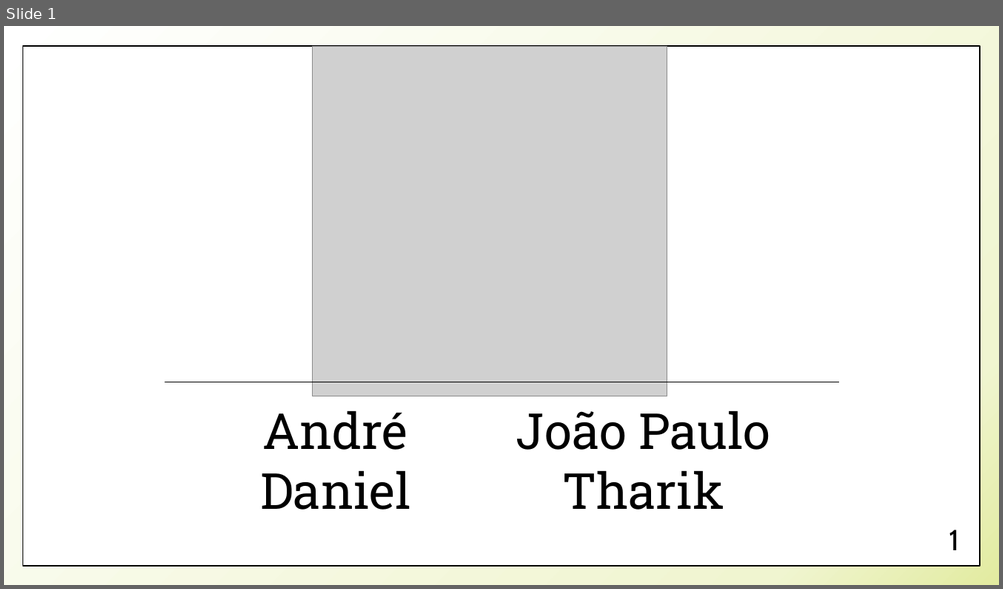
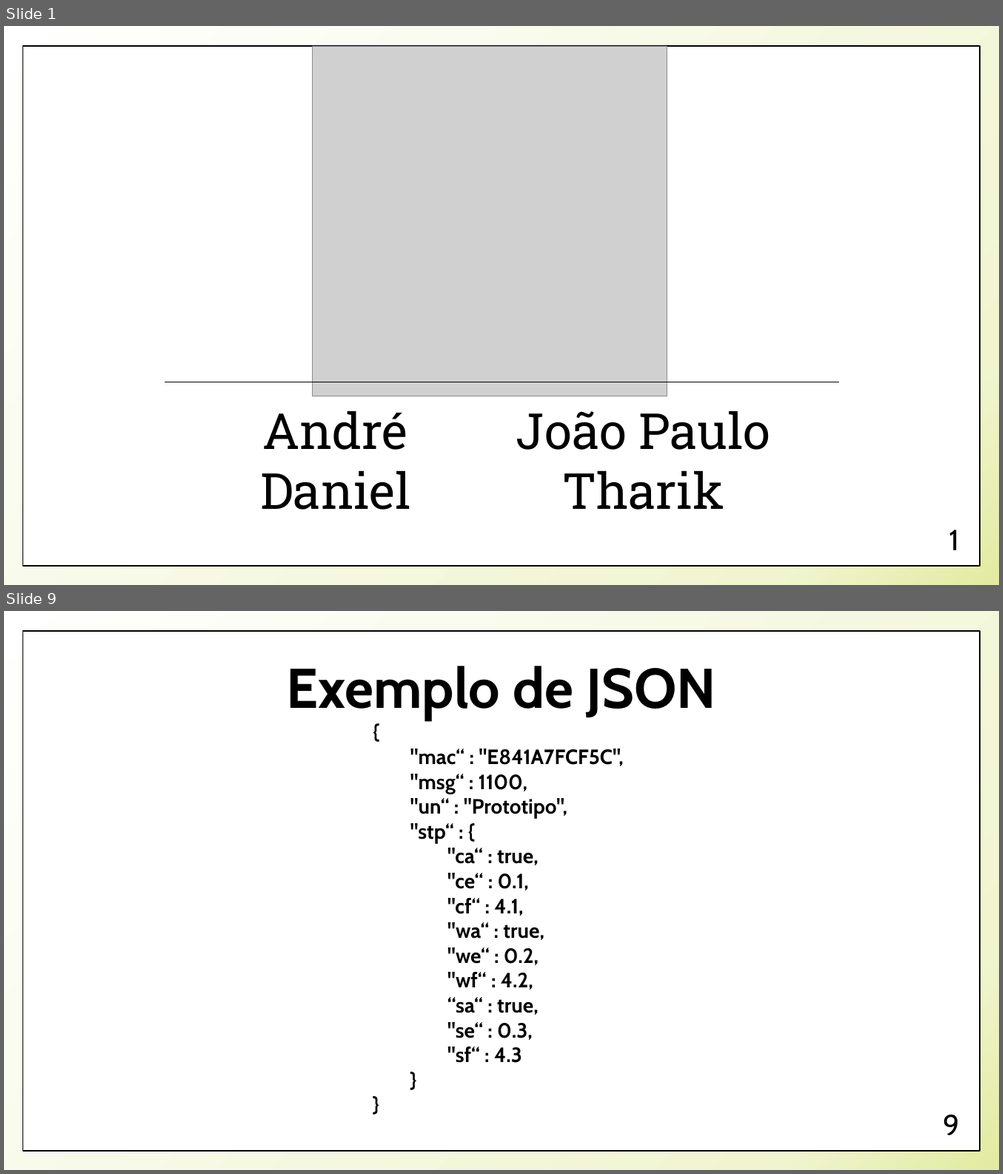
Before and after one commit to joaopcbertoldo/Mk.WebCoffeeMachine, a slide deck: Docs/apresentacao4-internet.pptx. Shown one above the other, each under a label of ours: slide 1 before the commit, slides 1 and 9 after it; the slides between them are not shown. The pictures are 1003x589 and 1003x1174 pixels, drawn with LibreOffice and Linux fonts; fonts in the diff are those of the drawing; grey boxes stand for pictures. Boxes give left, top, right and bottom in pixels: in the first picture for what was removed or moved away, otherwise in the second. Text is boxed around its words. In the diff, an @@ line names an element or a change of style, - is before the commit and + after.

```diff
--- a/Docs/apresentacao4-internet.pptx
+++ b/Docs/apresentacao4-internet.pptx
@@ slide 9 added at box(4, 611, 999, 1170), background gradient #FFFFFF to #F0F5D0 to #E2EBA0; not listed: 1 template element that a slide beside it also shows @@
@@ text added at box(287, 666, 716, 721), 54 pt, text #000000, bold @@
+Exemplo de JSON
@@ text added at box(410, 749, 623, 1063), 20 pt, text #000000, bold @@
+{
+"mac“ : "E841A7FCF5C",
+"msg“ : 1100,
+"un“ : "Prototipo",
+"stp“ : {
+"ca“ : true,
+"ce“ : 0.1,
+"cf“ : 4.1,
+"wa“ : true,
+"we“ : 0.2,
+"wf“ : 4.2,
+“sa“ : true,
+"se“ : 0.3,
+"sf“ : 4.3
+}
+}
@@ page number added at box(942, 1115, 959, 1136), 28 pt, text #000000 @@
+9
```
Also in this commit, not shown: 2 slides changed, 5 other slides added, 1 slide removed, 9 other files.
